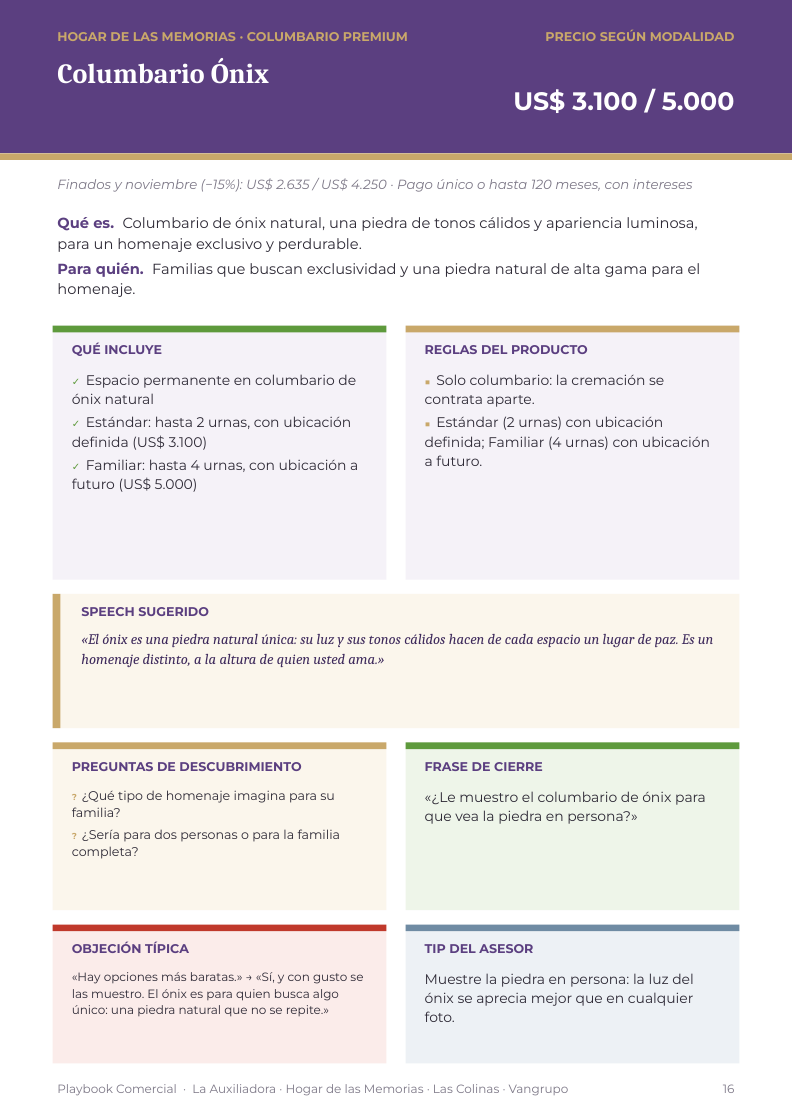
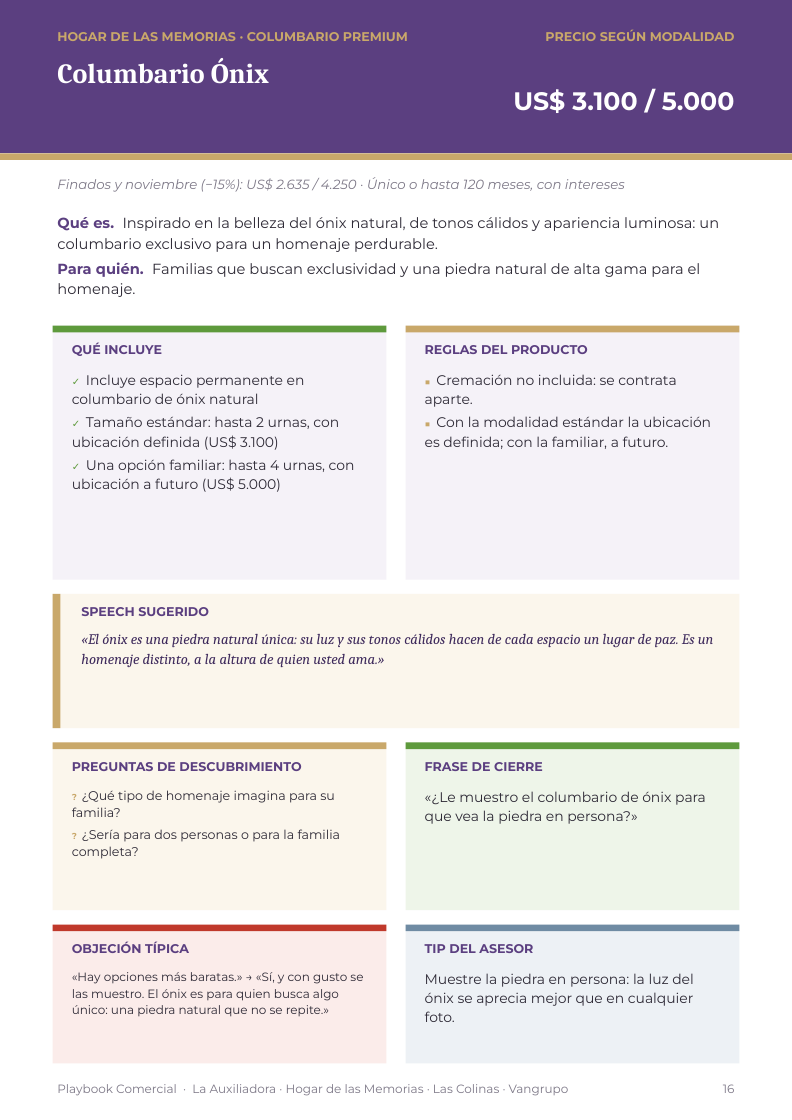
Before and after one commit to os267/teste, a slide deck: slide 16 of playbook/salida/Playbook_Comercial_Cremacion_Vangrupo_Vertical.pptx. Drawn at 792x1120 pixels with LibreOffice and Linux fonts; fonts in the diff are those of the drawing. Boxes give left, top, right and bottom in pixels: in the first picture for what was removed or moved away, otherwise in the second. Text is boxed around its words. In the diff, an @@ line names an element or a change of style, - is before the commit and + after.

```diff
--- a/playbook/salida/Playbook_Comercial_Cremacion_Vangrupo_Vertical.pptx
+++ b/playbook/salida/Playbook_Comercial_Cremacion_Vangrupo_Vertical.pptx
@@ text at (x1=57, y1=177, x2=625, y2=192): text changed @@
-Finados y noviembre (−15%): US$ 2.635 / US$ 4.250 · Pago único o hasta 120 meses, con intereses
+Finados y noviembre (−15%): US$ 2.635 / 4.250 · Único o hasta 120 meses, con intereses
@@ text at (x1=57, y1=217, x2=719, y2=252): text changed @@
-Qué es. Columbario de ónix natural, una piedra de tonos cálidos y apariencia luminosa, para un homenaje exclusivo y perdurable.
+Qué es. Inspirado en la belleza del ónix natural, de tonos cálidos y apariencia luminosa: un columbario exclusivo para un homenaje perdurable.
@@ text at (x1=72, y1=374, x2=355, y2=492): text changed @@
-✓ Espacio permanente en columbario de ónix natural
-✓ Estándar: hasta 2 urnas, con ubicación definida (US$ 3.100)
-✓ Familiar: hasta 4 urnas, con ubicación a futuro (US$ 5.000)
+✓ Incluye espacio permanente en columbario de ónix natural
+✓ Tamaño estándar: hasta 2 urnas, con ubicación definida (US$ 3.100)
+✓ Una opción familiar: hasta 4 urnas, con ubicación a futuro (US$ 5.000)
@@ text at (x1=425, y1=374, x2=711, y2=449): text changed @@
-■ Solo columbario: la cremación se contrata aparte.
-■ Estándar (2 urnas) con ubicación definida; Familiar (4 urnas) con ubicación a futuro.
+■ Cremación no incluida: se contrata aparte.
+■ Con la modalidad estándar la ubicación es definida; con la familiar, a futuro.
```
Also in this commit, not shown: 4 other slides changed, 5 other files.
